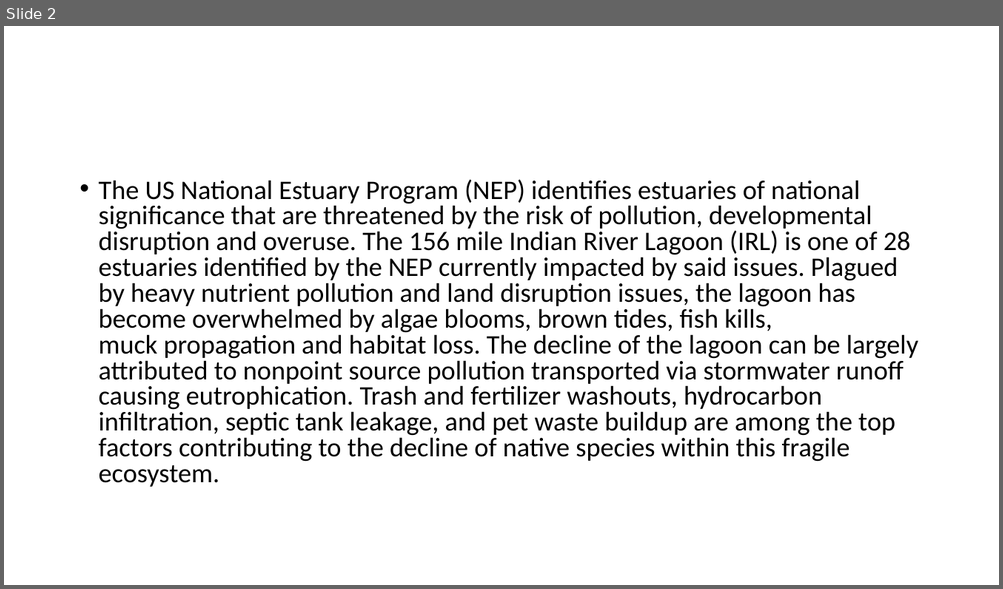
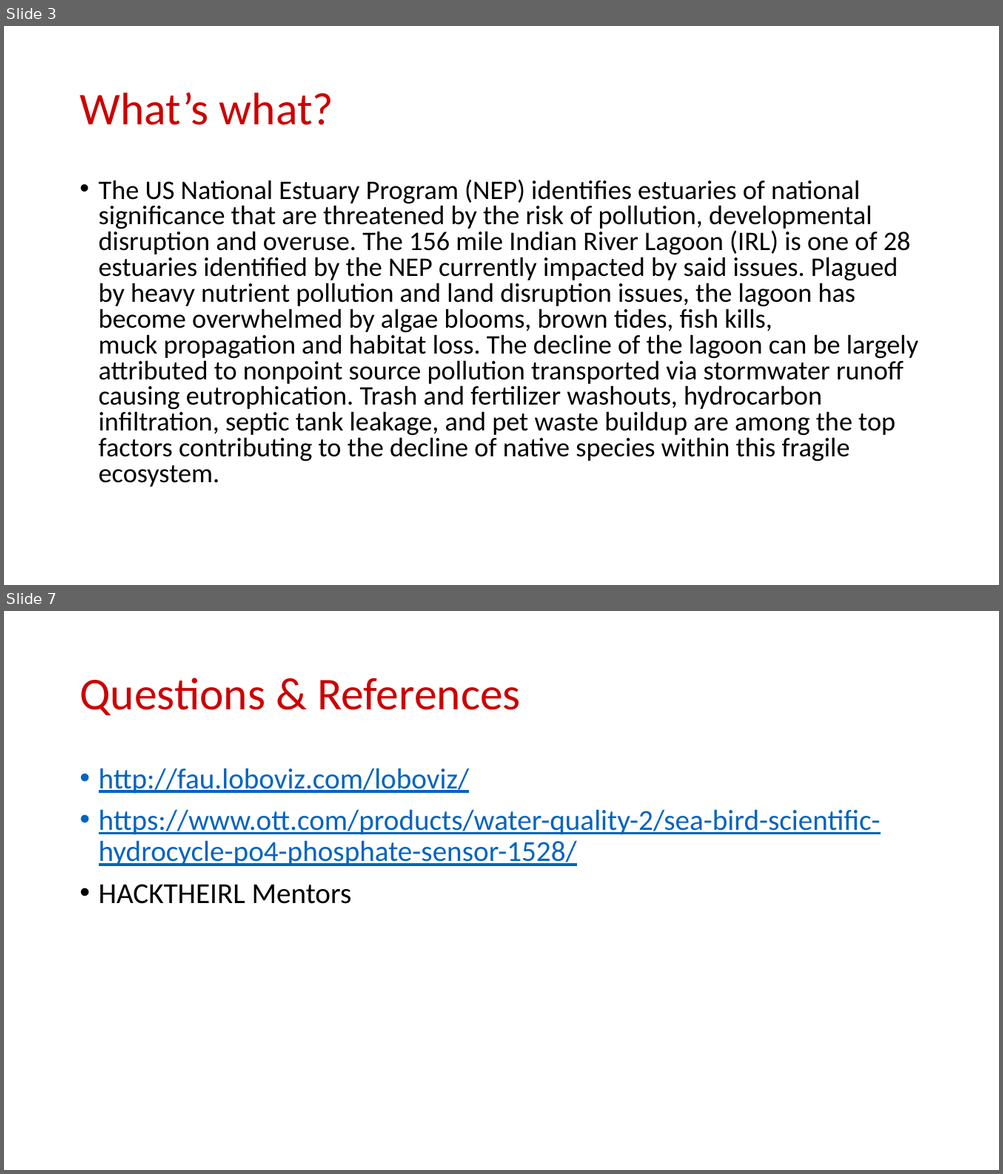
Before and after one commit to bbalboa/dedpool, a slide deck: PRESENTATION/Mitigati0n h4x.pptx. Shown one above the other, each under a label of ours: slide 2 before the commit, slides 3 and 7 after it; the slides between them are not shown. The pictures are 1003x589 and 1003x1174 pixels, drawn with LibreOffice and Linux fonts; fonts in the diff are those of the drawing; background and template pictures are left out. Boxes give left, top, right and bottom in pixels: in the first picture for what was removed or moved away, otherwise in the second. Text is boxed around its words. In the diff, an @@ line names an element or a change of style, - is before the commit and + after.

```diff
--- a/PRESENTATION/Mitigati0n h4x.pptx
+++ b/PRESENTATION/Mitigati0n h4x.pptx
@@ slide 7 added at [4, 611, 999, 1170], background picture (left out) @@
@@ title added at [79, 678, 521, 715], 44 pt, text #CC0000 @@
+Questions & References
@@ text added at [99, 768, 880, 904], 28 pt, text #0563C1, underline @@
+• http://fau.loboviz.com/loboviz/
+• https://www.ott.com/products/water-quality-2/sea-bird-scientific-hydrocycle-po4-phosphate-sensor-1528/
+• HACKTHEIRL Mentors
@@ what was slide 2 is now slide 3 @@
@@ slide 3 changed as well @@
@@ title added at [79, 93, 333, 125], 44 pt, text #CC0000 @@
+What’s what?
```
Also in this commit, not shown: 1 other slide changed, 4 other slides added, 6 other files.
